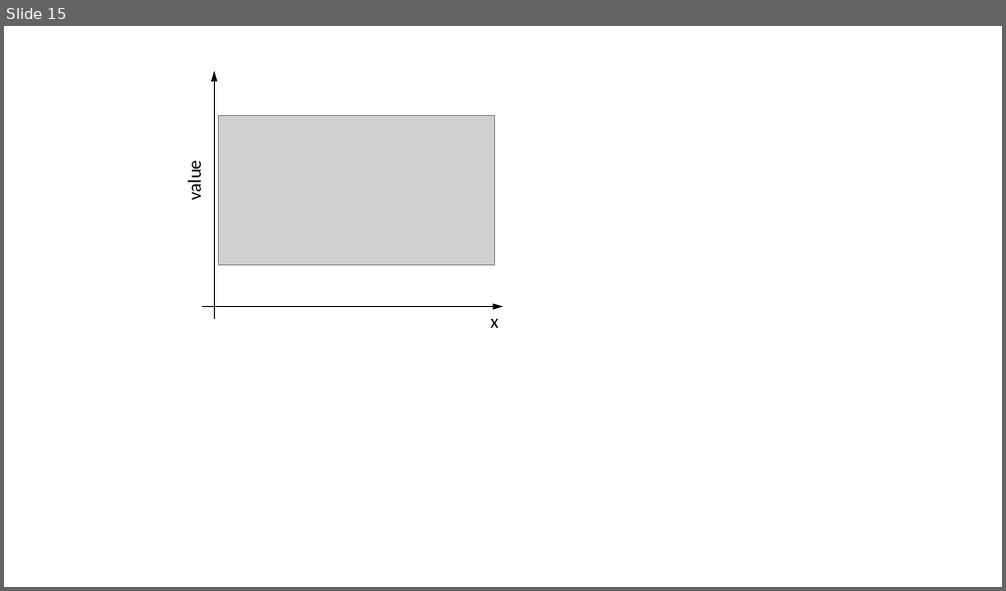
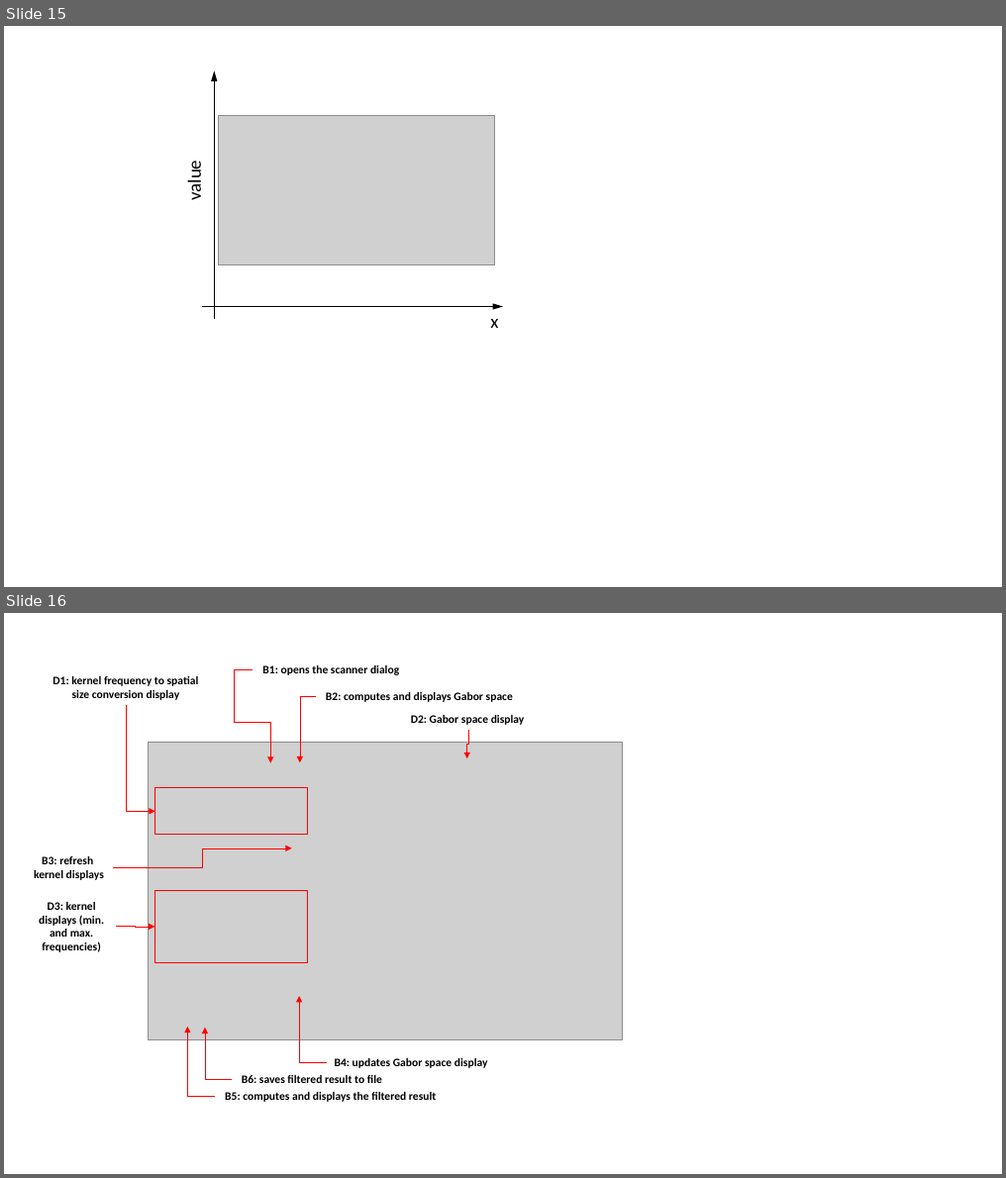
Before and after one commit to PauloCarvalhoRJ/gammaray, a slide deck: docs/figures.pptx. Shown one above the other, each under a label of ours: slide 15 before the commit, slides 15 and 16 after it. The pictures are 1006x591 and 1006x1178 pixels, drawn with LibreOffice and Linux fonts; fonts in the diff are those of the drawing; grey boxes stand for pictures. Boxes give left, top, right and bottom in pixels: in the first picture for what was removed or moved away, otherwise in the second. Text is boxed around its words. In the diff, an @@ line names an element or a change of style, - is before the commit and + after.

Commit message:
Gabor: final changes and manual updates.

```diff
--- a/docs/figures.pptx
+++ b/docs/figures.pptx
@@ slide 16 added at (4, 613, 1002, 1174), background #FFFFFF @@
@@ elbow arrow added from (252, 669) to (270, 763), #FF0000 0.5 pt @@
@@ text added at (262, 665, 399, 675), 11 pt, text #000000, bold @@
+B1: opens the scanner dialog
@@ text added at (53, 676, 199, 700), 11 pt, text #000000, bold @@
+D1: kernel frequency to spatial size conversion display
@@ elbow arrow added from (316, 696) to (300, 762), #FF0000 0.5 pt @@
@@ text added at (326, 692, 513, 702), 11 pt, text #000000, bold @@
+B2: computes and displays Gabor space
@@ elbow arrow added from (126, 705) to (155, 811), #FF0000 0.5 pt @@
@@ text added at (411, 715, 525, 725), 11 pt, text #000000, bold @@
+D2: Gabor space display
@@ elbow arrow added from (468, 731) to (467, 759), #FF0000 0.5 pt @@
@@ picture added at (148, 742, 622, 1041) @@
@@ rectangle added at (155, 788, 308, 836), outline #FF0000 1 pt @@
@@ elbow arrow added from (113, 867) to (292, 849), #FF0000 0.5 pt @@
@@ text added at (34, 857, 104, 880), 11 pt, text #000000, bold @@
+B3: refresh
+kernel displays
@@ text added at (39, 902, 104, 953), 11 pt, text #000000, bold @@
+D3: kernel displays (min. and max. frequencies)
@@ rectangle added at (155, 891, 308, 963), outline #FF0000 1 pt @@
@@ elbow arrow added from (116, 927) to (155, 927), #FF0000 0.5 pt @@
@@ elbow arrow added from (327, 1062) to (299, 996), #FF0000 0.5 pt @@
@@ elbow arrow added from (215, 1096) to (187, 1027), #FF0000 0.5 pt @@
@@ elbow arrow added from (233, 1079) to (205, 1028), #FF0000 0.5 pt @@
@@ text added at (242, 1075, 382, 1083), 11 pt, text #000000, bold @@
+B6: saves filtered result to file
@@ text added at (335, 1059, 488, 1068), 11 pt, text #000000, bold @@
+B4: updates Gabor space display
@@ text added at (225, 1092, 436, 1102), 11 pt, text #000000, bold @@
+B5: computes and displays the filtered result
```
Also in this commit, not shown: 3 other slides added, 2 other files.
